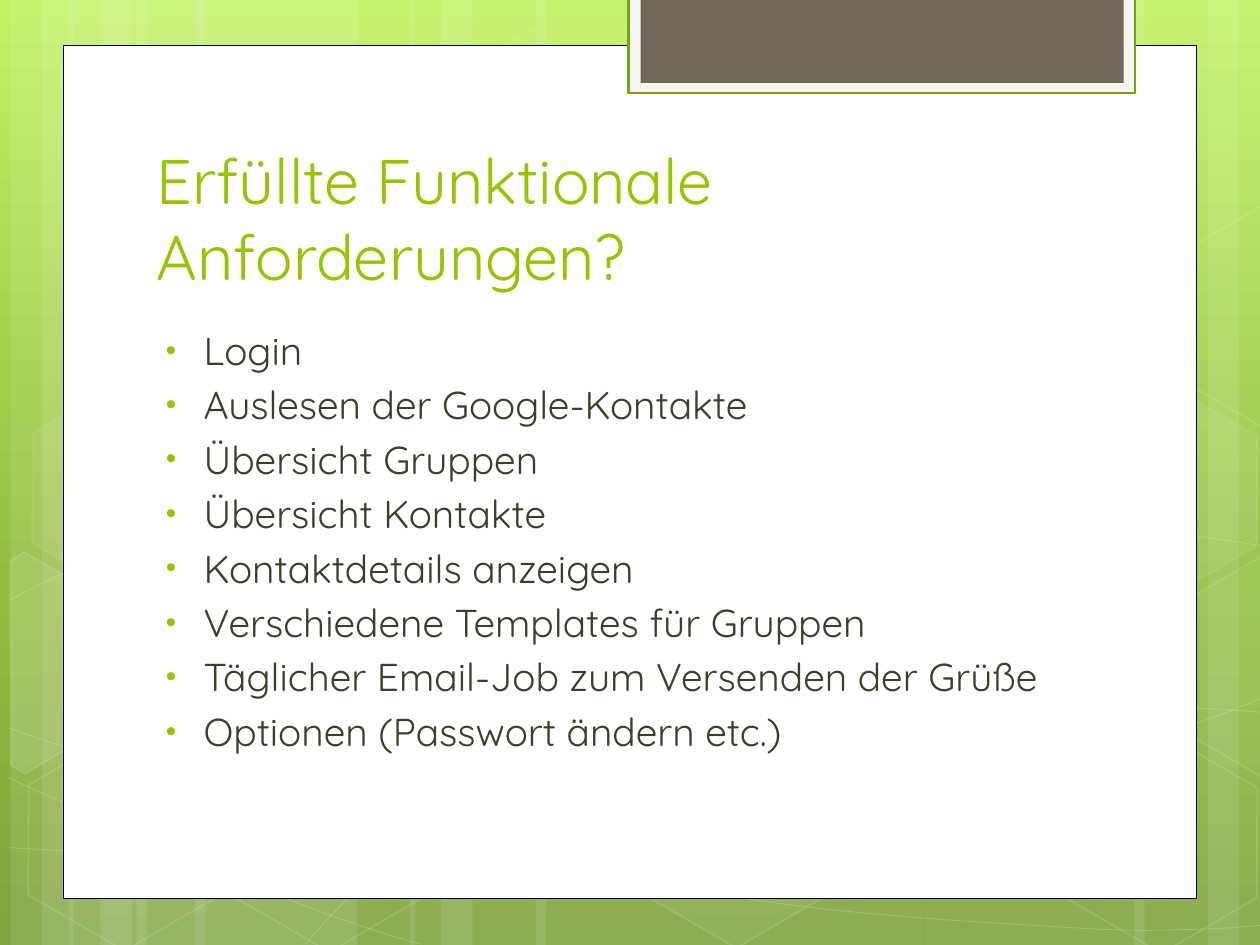
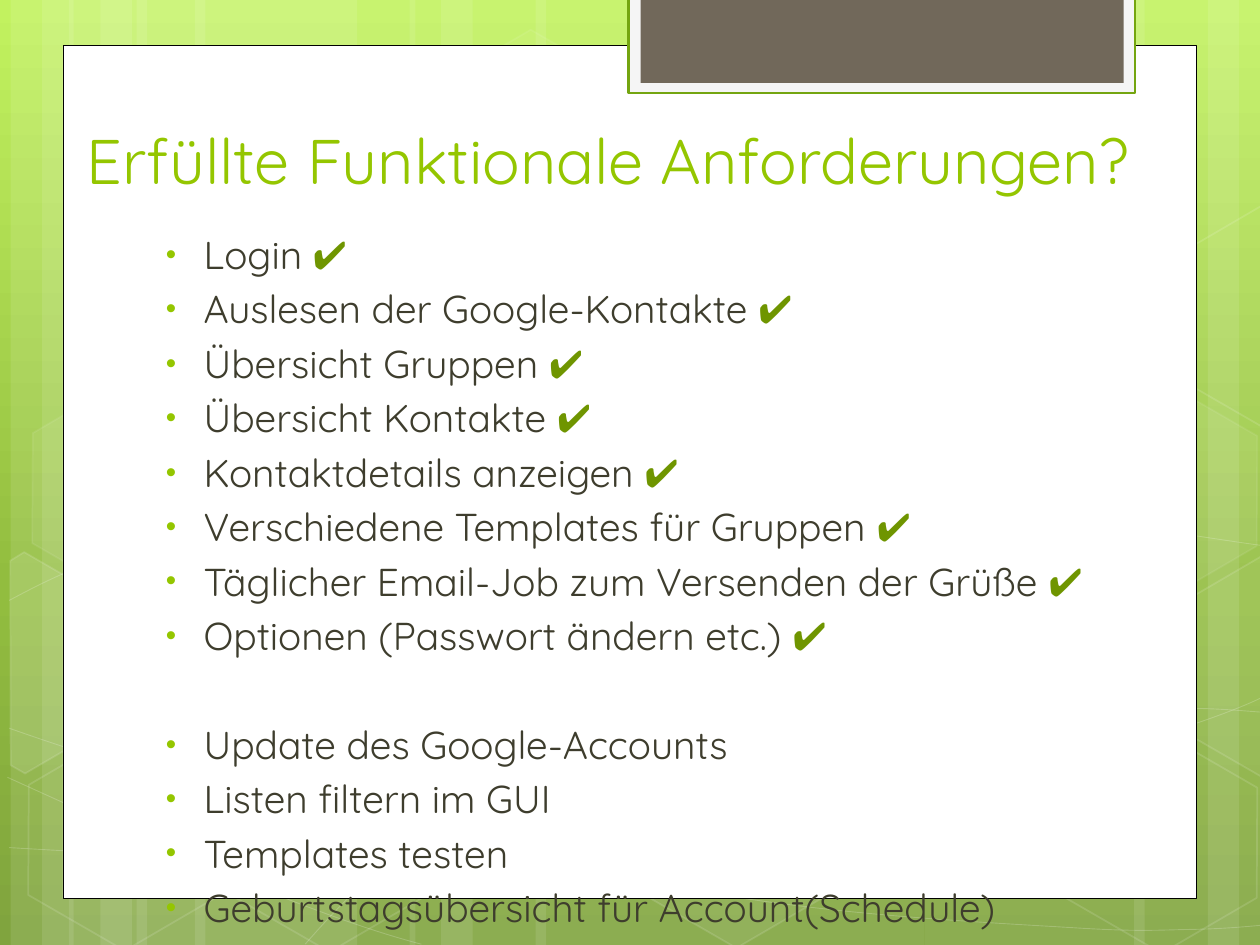
Before and after one commit to Yserz/Auto-B-Day, a slide deck: slide 13 of projectmanagement/presentations/3_Auto-B-Day_Endpraesentation.pptx. Drawn at 1260x945 pixels with LibreOffice and Linux fonts; fonts in the diff are those of the drawing. Boxes give left, top, right and bottom in pixels: in the first picture for what was removed or moved away, otherwise in the second. Text is boxed around its words. In the diff, an @@ line names an element or a change of style, - is before the commit and + after.

```diff
--- a/projectmanagement/presentations/3_Auto-B-Day_Endpraesentation.pptx
+++ b/projectmanagement/presentations/3_Auto-B-Day_Endpraesentation.pptx
@@ title "Erfüllte Funktionale Anforderungen?" rewrapped from bbox=[156, 157, 713, 293] to bbox=[87, 137, 1130, 197] @@
@@ text at bbox=[204, 242, 1037, 930]: text changed @@
-• Login
-• Auslesen der Google-Kontakte
-• Übersicht Gruppen
-• Übersicht Kontakte
-• Kontaktdetails anzeigen
-• Verschiedene Templates für Gruppen
-• Täglicher Email-Job zum Versenden der Grüße
-• Optionen (Passwort ändern etc.)
+• Login ✔
+• Auslesen der Google-Kontakte ✔
+• Übersicht Gruppen ✔
+• Übersicht Kontakte ✔
+• Kontaktdetails anzeigen ✔
+• Verschiedene Templates für Gruppen ✔
+• Täglicher Email-Job zum Versenden der Grüße ✔
+• Optionen (Passwort ändern etc.) ✔
+• Update des Google-Accounts
+• Listen filtern im GUI
+• Templates testen
+• Geburtstagsübersicht für Account(Schedule)
+• Neues Passwort per Mail, wenn vergessen
```
Also in this commit, not shown: 4 other slides changed, 1 slide removed, 2 other files.
